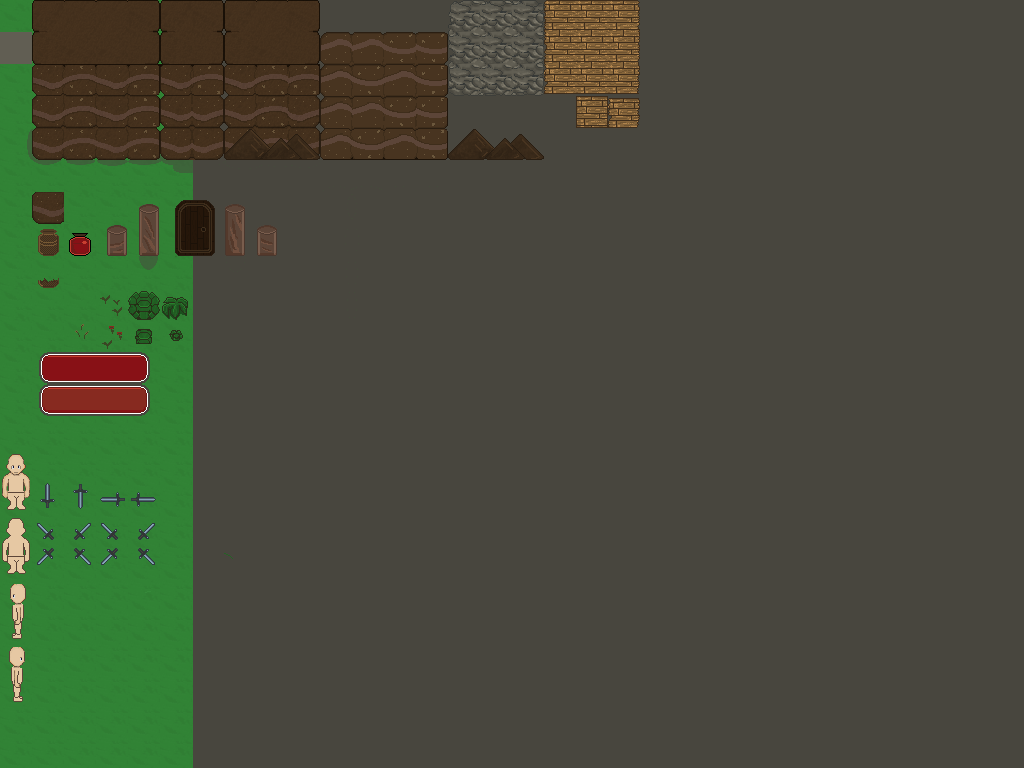
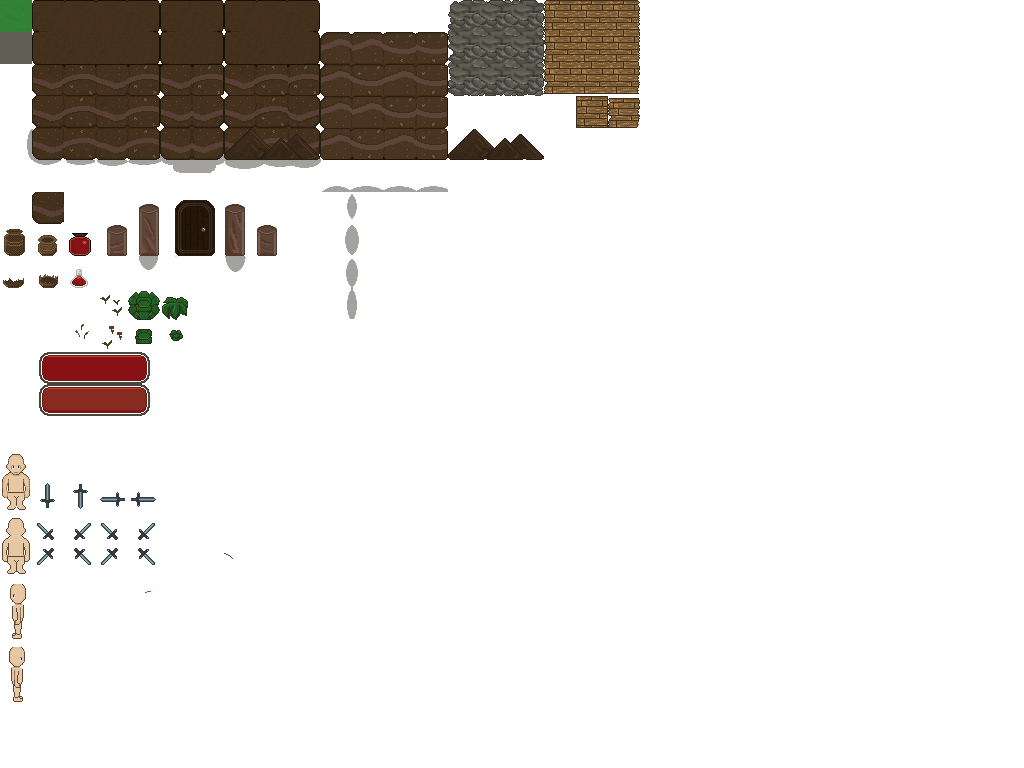
The second 1024 x 768 image is a revision of the first. Changes to its layers:
painted on "Objects" over [3, 229, 88, 288]
hid "Dungeon colors" over [193, 0, 1024, 768]
removed layer "Grass Tiles" over [0, 0, 1024, 768]
hid "Background", painted on it over [0, 0, 1024, 768]
